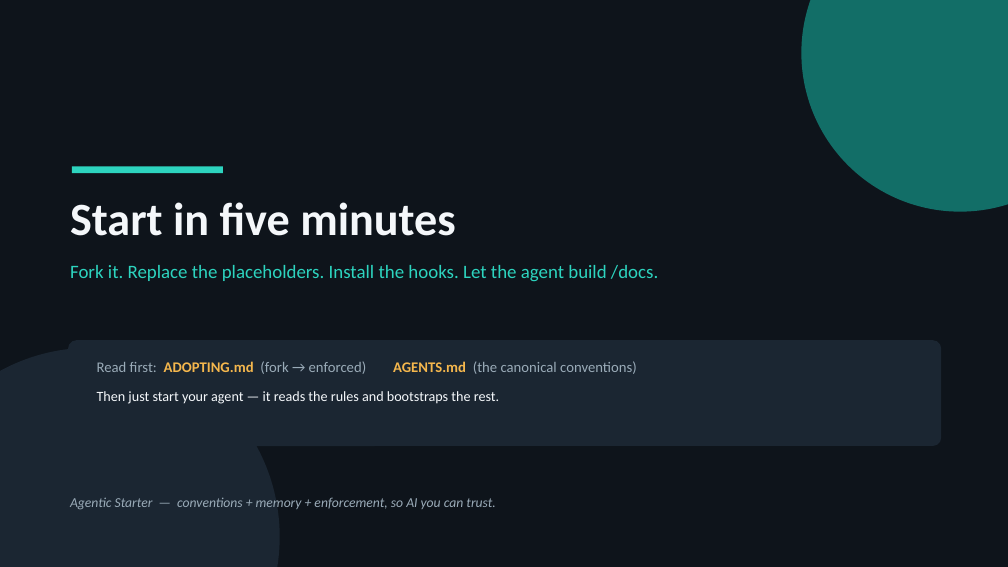
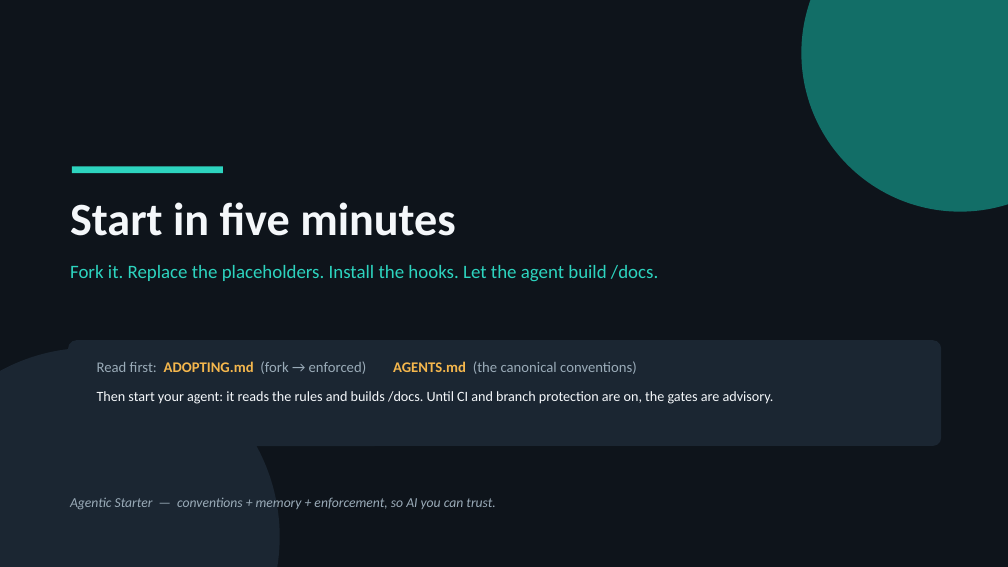
Before and after one commit to drewcurley/agentic-playbook, a slide deck: slide 27 of Agentic-Starter-Overview.pptx (slide 26 before the commit). Drawn at 1008x567 pixels with LibreOffice and Linux fonts; fonts in the diff are those of the drawing. Boxes give left, top, right and bottom in pixels: in the first picture for what was removed or moved away, otherwise in the second. Text is boxed around its words. In the diff, an @@ line names an element or a change of style, - is before the commit and + after.

```diff
--- a/Agentic-Starter-Overview.pptx
+++ b/Agentic-Starter-Overview.pptx
@@ text at (97,391,774,404): text changed @@
-Then just start your agent — it reads the rules and bootstraps the rest.
+Then start your agent: it reads the rules and builds /docs. Until CI and branch protection are on, the gates are advisory.
```
Also in this commit, not shown: 22 other slides changed, 1 slide added, 9 other files.
